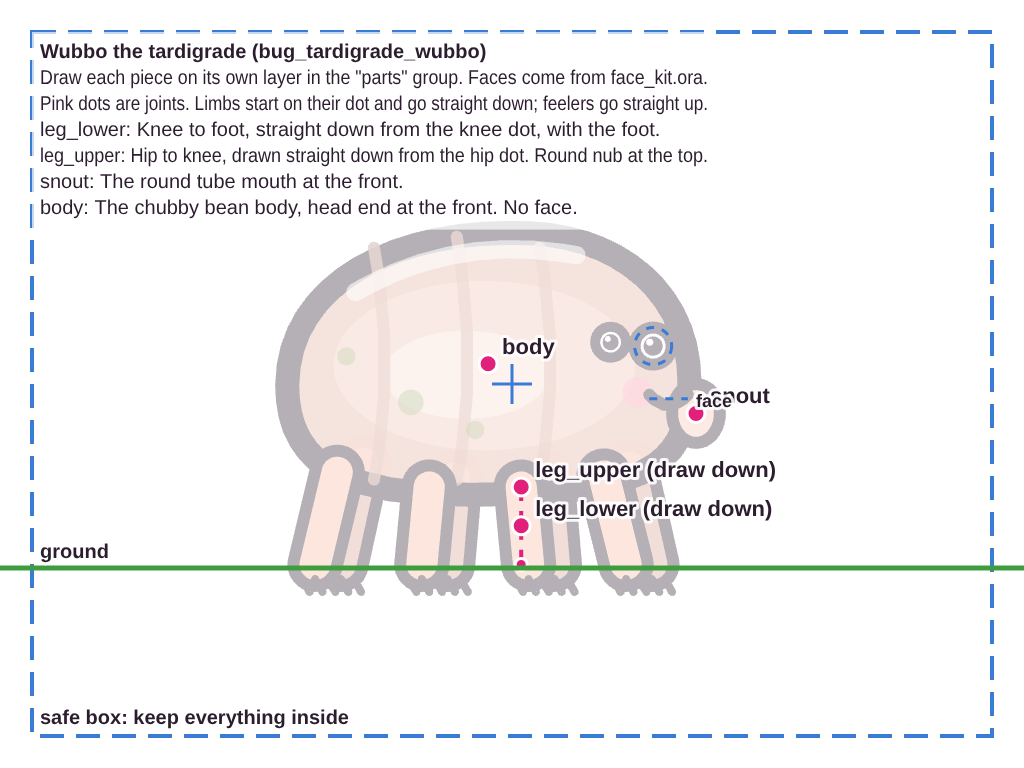
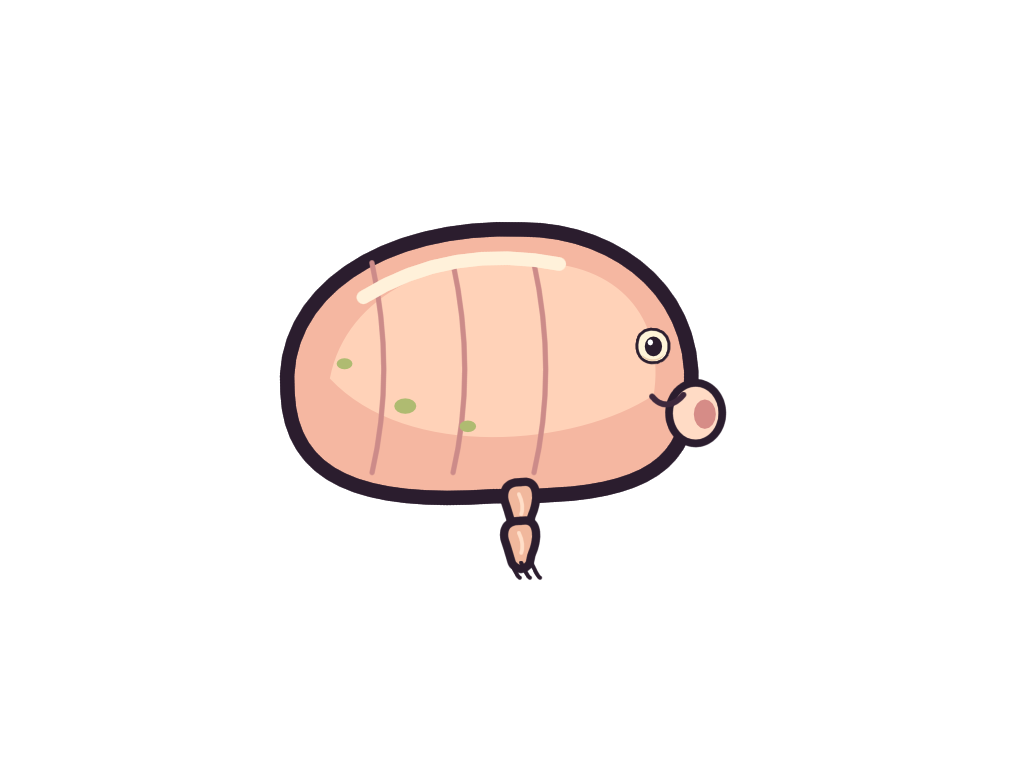
Layers edited between the first and the second 1024px x 768px image:
hid group "guides" (5 layers) over 0, 30, 1024, 738
moved "face" above "parts" over 635, 324, 695, 424
added layer "mouth_smile" in group "face" over 649, 392, 687, 408
added layer "eye_pupil" in group "face" over 644, 336, 663, 357
added layer "eye_white" in group "face" over 635, 327, 671, 365
painted on "leg_lower" over 499, 516, 543, 581
painted on "leg_upper" over 499, 477, 541, 535
painted on "snout" over 665, 379, 727, 448
painted on "body" over 279, 221, 699, 506
